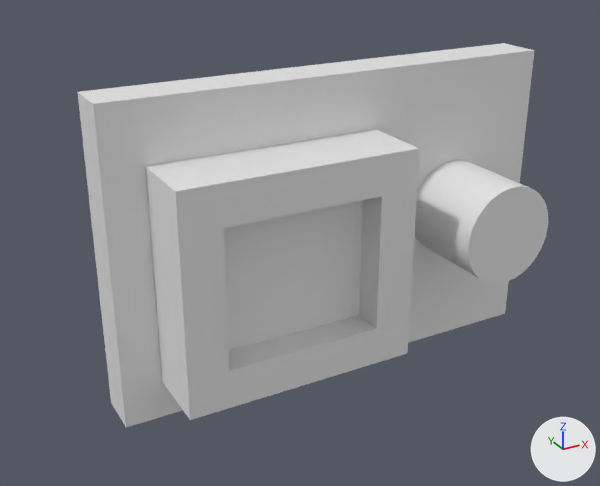
Before and after pictures for a commit that changed the OBJ model samples/demo-part.obj.
Before and after are seen from a 50 mm lens placed at (-103.6, -179.1, 82.3), pointed at (-13.4, -15.0, 0.3). Arrows for +X, +Y and +Z are at lower right; the lights stay in place. The first picture is the older version. Where no turn or scale is listed for an object, it has been applied to the vertices.

The first picture shows 'demo-part'.
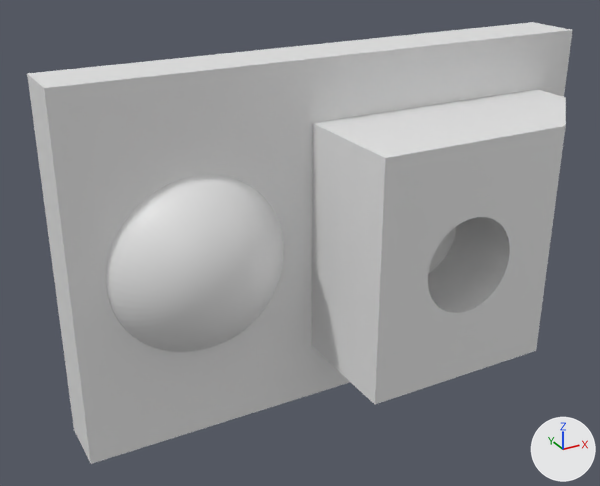
Location of each change, (x1, y1, x2, y2) in pixels of the pictures (600 x 486 px):
'demo-part', reshaped (16% wider, 15% taller)
    before: (77, 43, 548, 427)
    after: (27, 22, 573, 464)
part 1 of me_demo_part, rebuilt (19% wider, 15% taller)
    before: (77, 43, 535, 427)
    after: (27, 22, 573, 464)
part 2 of me_demo_part, deleted
    before: (145, 130, 548, 420)

The change in detail:
me_demo_part is used by ob_demo_part; location (0.0, 0.0, 0.0).
me_demo_part had 218 vertices, 424 faces and spanned x -60.0..60.0, y -36.0..0.0, z -40.0..40.0.
me_demo_part now has 1747 vertices, 3490 faces and spans x -70.0..70.0, y -45.0..0.0, z -45.0..45.0.
me_demo_part part 1: the loose piece of 8 vertices spanning x -60.0..60.0, y -12.0..0.0, z -40.0..40.0 is rebuilt with 1747 vertices and now spans x -70.0..70.0, y -45.0..0.0, z -45.0..45.0.
Part 2, on me_demo_part:
210 vertices are removed from x -50.0..48.0, y -36.0..-12.0, z -30.0..25.0.
412 faces are deleted.
